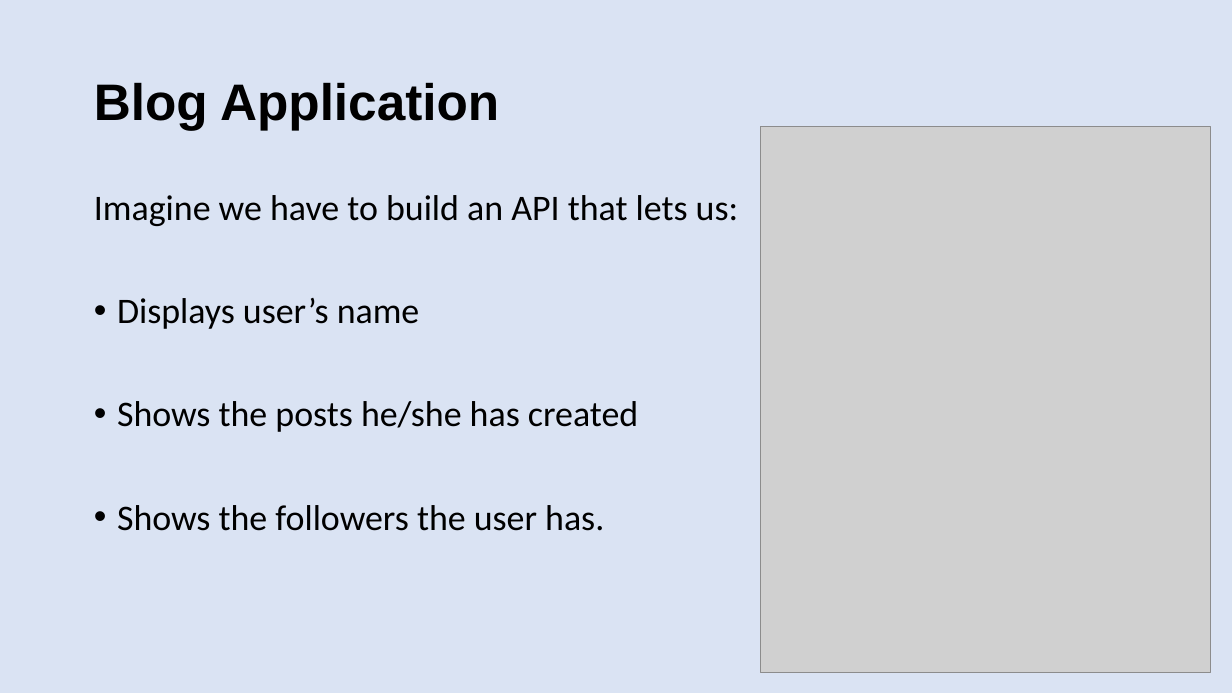
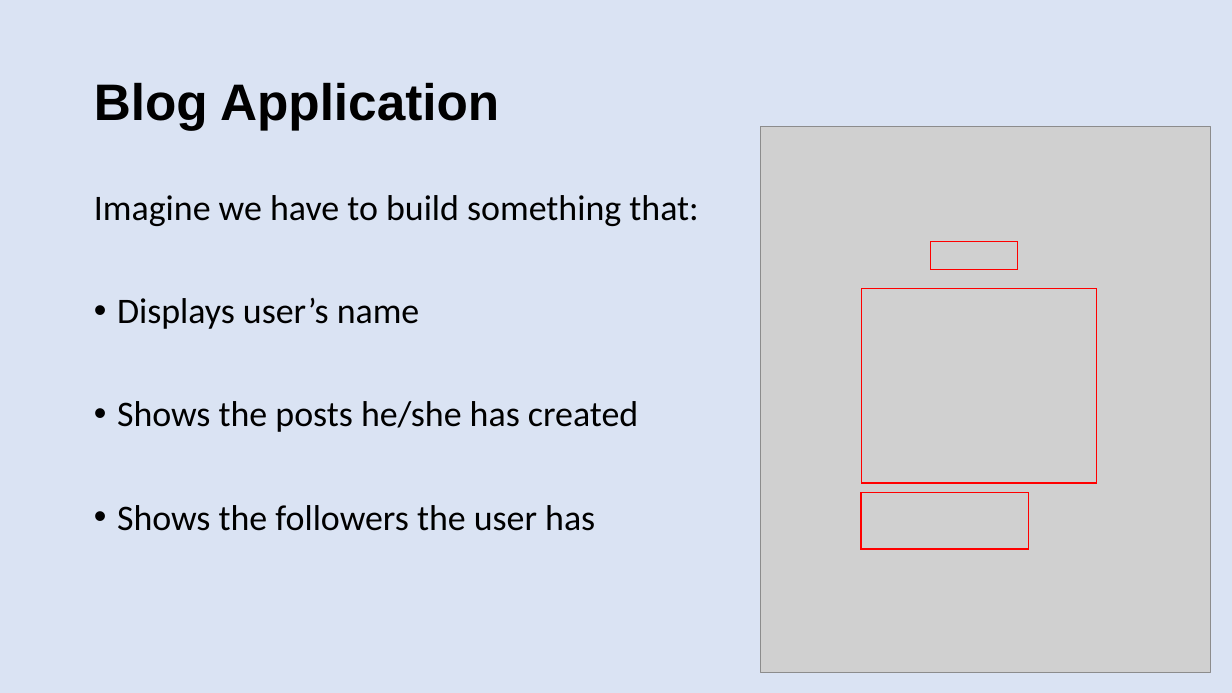
Before and after one commit to patelg123/graphql-presentation, a slide deck: slide 19 of current.pptx. Drawn at 1232x693 pixels with LibreOffice and Linux fonts; fonts in the diff are those of the drawing; grey boxes stand for pictures. Boxes give left, top, right and bottom in pixels: in the first picture for what was removed or moved away, otherwise in the second. Text is boxed around its words. In the diff, an @@ line names an element or a change of style, - is before the commit and + after.

```diff
--- a/current.pptx
+++ b/current.pptx
@@ text at (x1=94, y1=195, x2=698, y2=226): text changed @@
-Imagine we have to build an API that lets us:
+Imagine we have to build something that:
@@ rectangle added at (x1=931, y1=241, x2=1019, y2=270), outline #FF0000 1 pt @@
@@ rectangle added at (x1=861, y1=288, x2=1097, y2=483), outline #FF0000 1 pt @@
@@ text at (x1=117, y1=505, x2=595, y2=531): text changed @@
-• Shows the followers the user has.
+• Shows the followers the user has
@@ rectangle added at (x1=861, y1=493, x2=1029, y2=549), outline #FF0000 1 pt @@
```
Also in this commit, not shown: 3 other slides changed, 1 other file.
